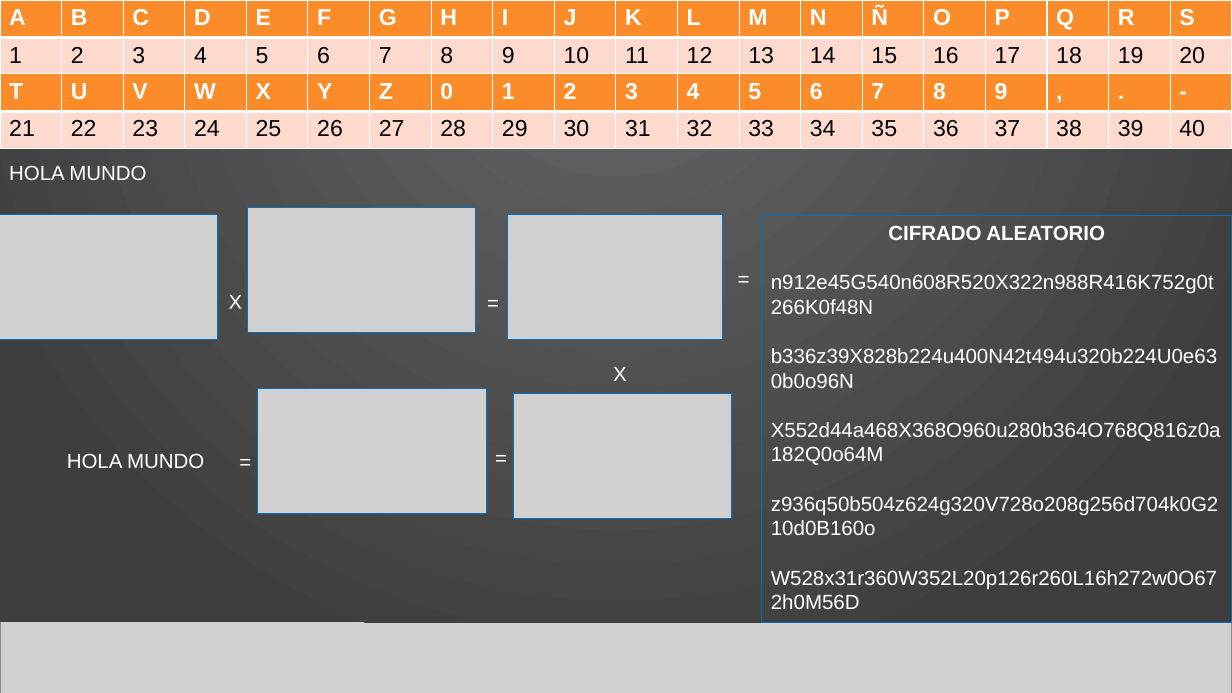
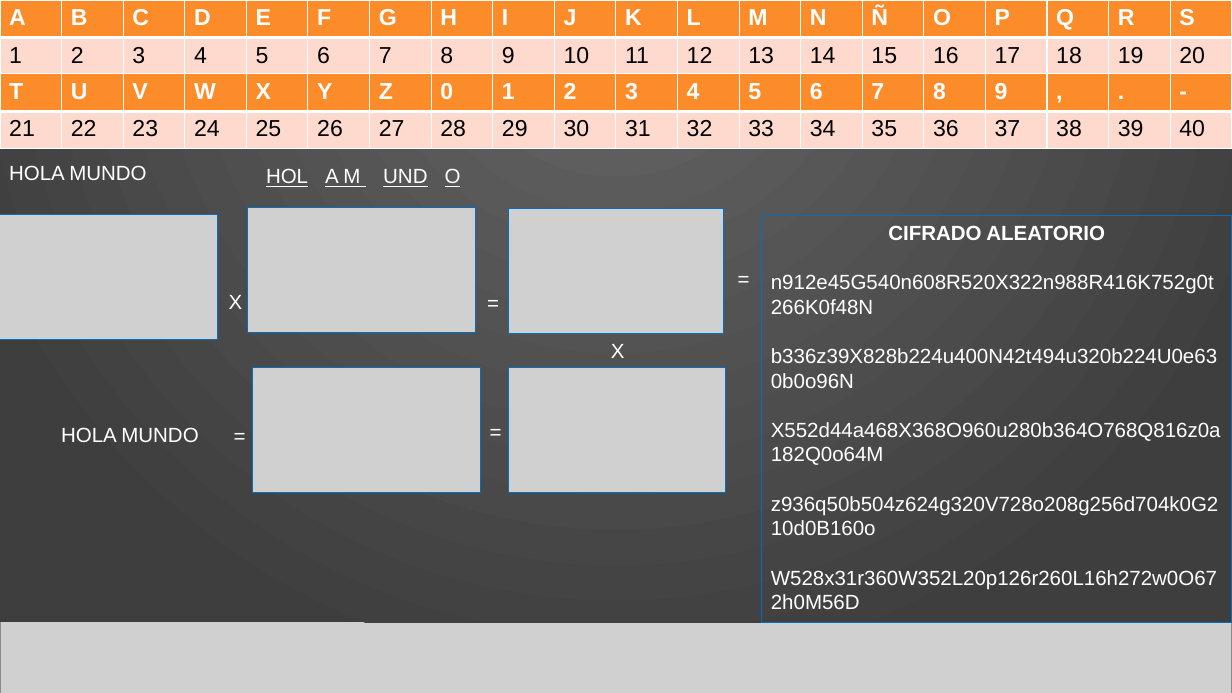
Before and after one commit to dogiloki/Feria_academica, a slide deck: slide 5 of Feria academica.pptx. Drawn at 1232x693 pixels with LibreOffice and Linux fonts; fonts in the diff are those of the drawing; grey boxes stand for pictures; background and template pictures are left out. Boxes give left, top, right and bottom in pixels: in the first picture for what was removed or moved away, otherwise in the second. Text is boxed around its words. In the diff, an @@ line names an element or a change of style, - is before the commit and + after.

```diff
--- a/Feria academica.pptx
+++ b/Feria academica.pptx
@@ text added at bbox=[266, 168, 461, 187], 16 pt, text #FFFFFF, underline @@
+HOL A M UND O
@@ picture: place and size @@
-picture at bbox=[507, 214, 723, 339]
+picture at bbox=[508, 208, 724, 333]
@@ text "X": place and size @@
-text "X" at bbox=[613, 367, 627, 381]
+text "X" at bbox=[611, 344, 625, 358]
@@ picture: place and size @@
-picture at bbox=[258, 388, 486, 513]
+picture at bbox=[252, 368, 481, 493]
@@ 3 texts, 1 picture: place and size @@
-3 texts, 1 picture at bbox=[67, 394, 732, 518]
+3 texts, 1 picture at bbox=[61, 368, 726, 493]
```
Also in this commit, not shown: 1 other slide changed, 4 other files.
